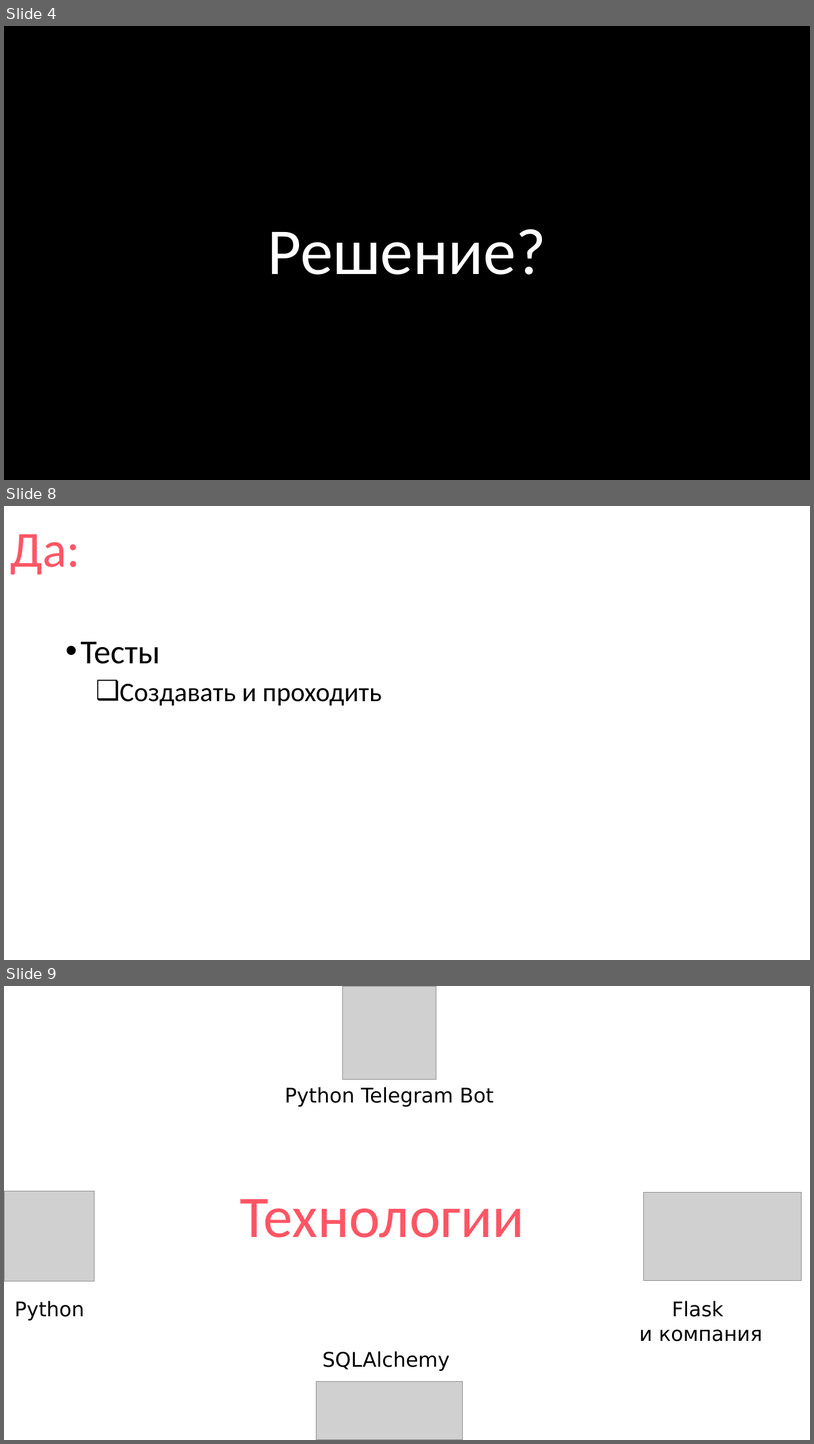
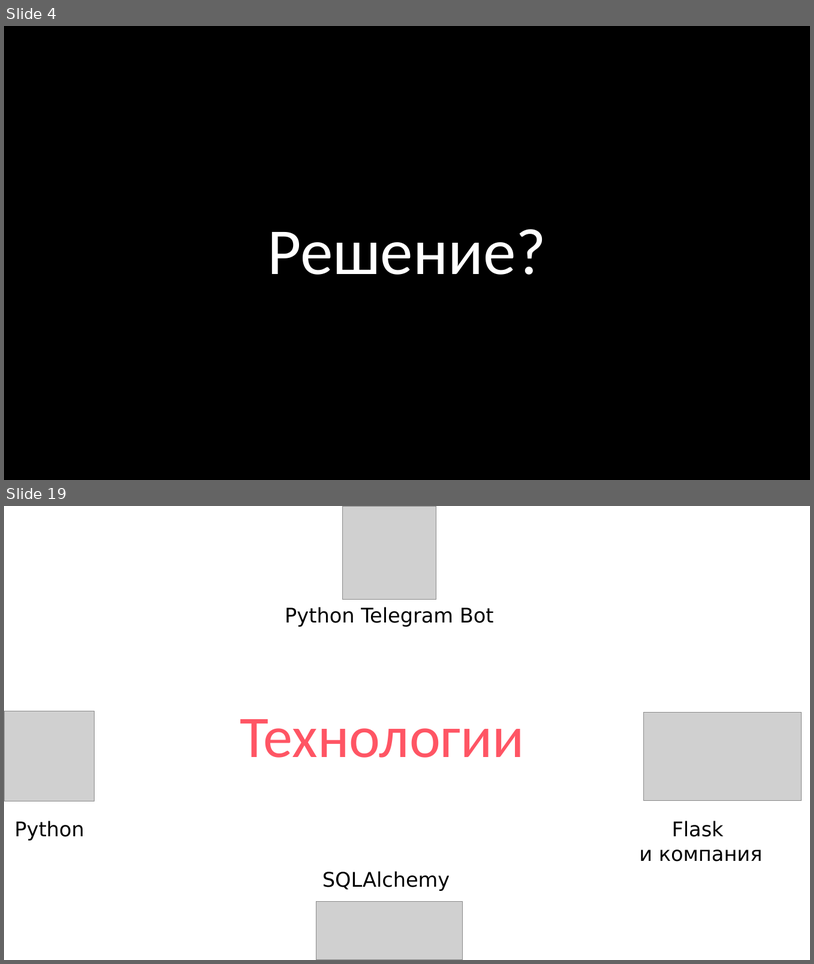
Before and after one commit to thecattest/testing-system, a slide deck: presentation.pptx. Shown one above the other, each under a label of ours: slides 4, 8 and 9 before the commit, slides 4 and 19 after it; the slides between them are not shown. The pictures are 814x1444 and 814x964 pixels, drawn with LibreOffice and Linux fonts; fonts in the diff are those of the drawing; grey boxes stand for pictures. Boxes give left, top, right and bottom in pixels: in the first picture for what was removed or moved away, otherwise in the second. Text is boxed around its words. In the diff, an @@ line names an element or a change of style, - is before the commit and + after.

```diff
--- a/presentation.pptx
+++ b/presentation.pptx
@@ slide 8 removed at [4, 506, 810, 960], background #FFFFFF @@
@@ title removed at [10, 534, 80, 574] @@
-Да:
@@ text removed at [81, 642, 382, 706] @@
-• Тесты
-  ❑ Создавать и проходить
@@ what was slide 9 is now slide 19 @@
```
Also in this commit, not shown: 2 slides changed, 18 slides added, 4 other slides removed, 1 other file.
